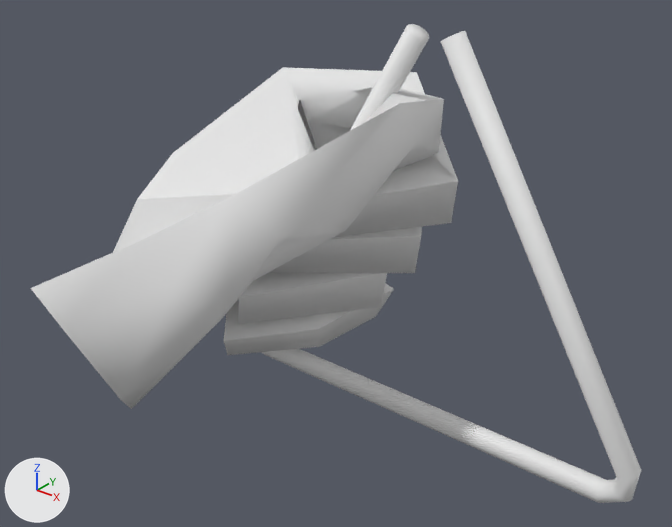
Before and after pictures for a commit that changed the OBJ model src/main/resources/Assets/MutedTriangle.obj.
One viewpoint serves both versions: a camera (50 mm lens) standing at (4.26, -6.6, 5.39) and looking at (-0.44, -0.72, 1.75). Lighting does not change. The marker at lower left points along +X, +Y and +Z. Where no turn or scale is listed for an object, it has been applied to the vertices.

In view in the first picture: 'Converted_object_0(m0).001_Converted_object_0(m0).047', 'Converted_object_0(m1).001_Converted_object_0(m1).039'.
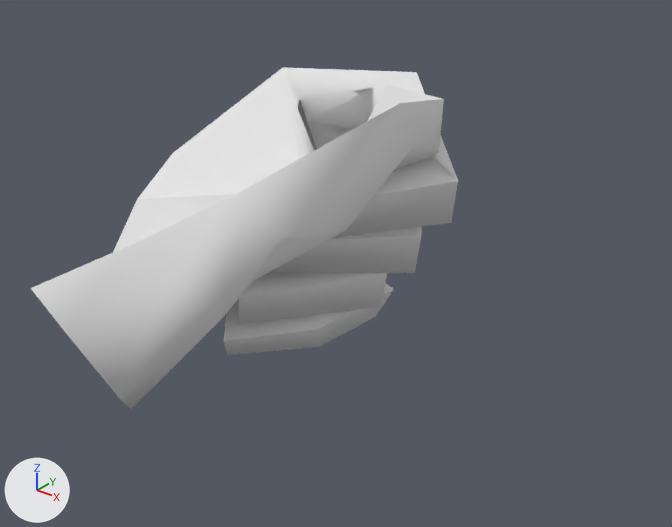
Pixel boxes (x1, y1, x2, y2) of what changed, in the pictures (672 x 527 px):
'Converted_object_0(m0).001_Converted_object_0(m0).047', deleted
    before: (262, 24, 641, 503)

Edits to the bpy script that builds the scene:
```text
Remove ob_converted_object_0_m0__001_converted_object_0_m0__047:
    ob_converted_object_0_m0__001_converted_object_0_m0__047 = bpy.data.objects.new('Converted_object_0(m0).001_Converted_object_0(m0).047', me_converted_object_0_m0__001_converted_object_0_m0__047)
    ob_converted_object_0_m0__001_converted_object_0_m0__047.location = (0.0, 0.0, 0.0)
```
